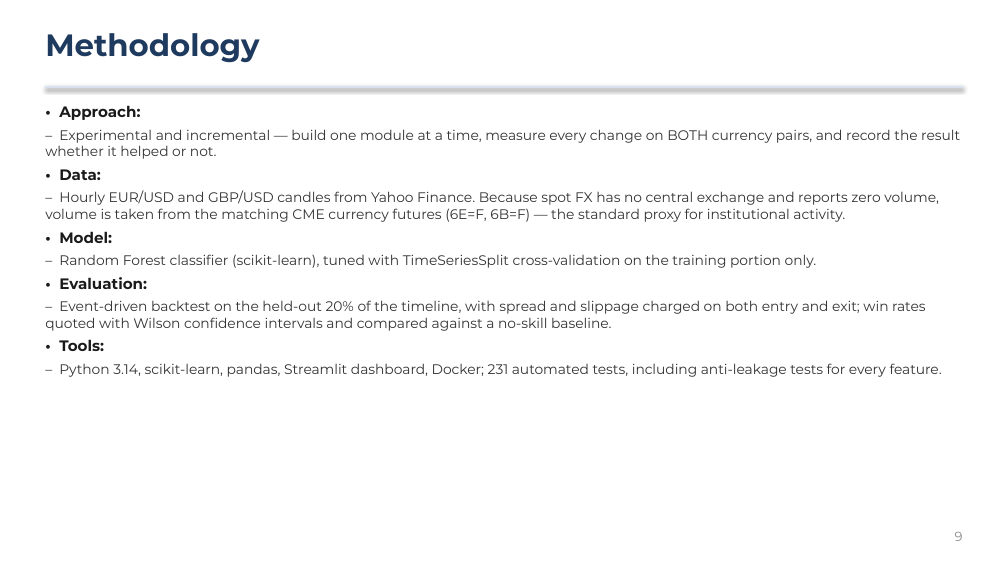
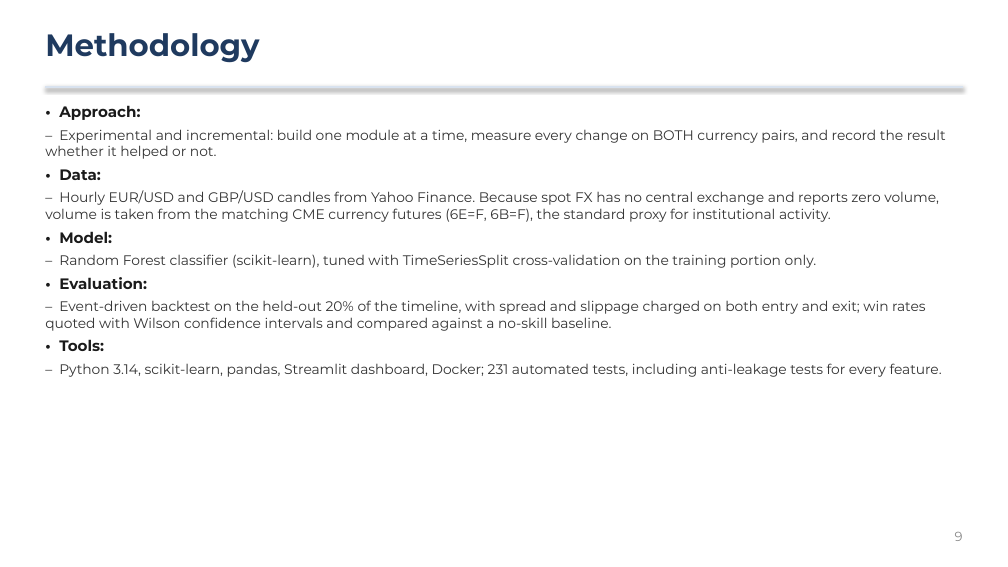
Before and after one commit to greatonical/scikit-automated-trading-system, a slide deck: slide 9 of docs/DEFENCE_PRESENTATION.pptx. Drawn at 1008x567 pixels with LibreOffice and Linux fonts; fonts in the diff are those of the drawing. Boxes give left, top, right and bottom in pixels: in the first picture for what was removed or moved away, otherwise in the second. Text is boxed around its words. In the diff, an @@ line names an element or a change of style, - is before the commit and + after.

```diff
--- a/docs/DEFENCE_PRESENTATION.pptx
+++ b/docs/DEFENCE_PRESENTATION.pptx
@@ text at (45,129,946,159): text changed @@
-  – Experimental and incremental — build one module at a time, measure every change on BOTH currency pairs, and record the result whether it helped or not.
+  – Experimental and incremental: build one module at a time, measure every change on BOTH currency pairs, and record the result whether it helped or not.
@@ text at (45,190,939,222): text changed @@
-  – Hourly EUR/USD and GBP/USD candles from Yahoo Finance. Because spot FX has no central exchange and reports zero volume, volume is taken from the matching CME currency futures (6E=F, 6B=F) — the standard proxy for institutional activity.
+  – Hourly EUR/USD and GBP/USD candles from Yahoo Finance. Because spot FX has no central exchange and reports zero volume, volume is taken from the matching CME currency futures (6E=F, 6B=F), the standard proxy for institutional activity.
```
Also in this commit, not shown: 29 other slides changed, 2 other files.
